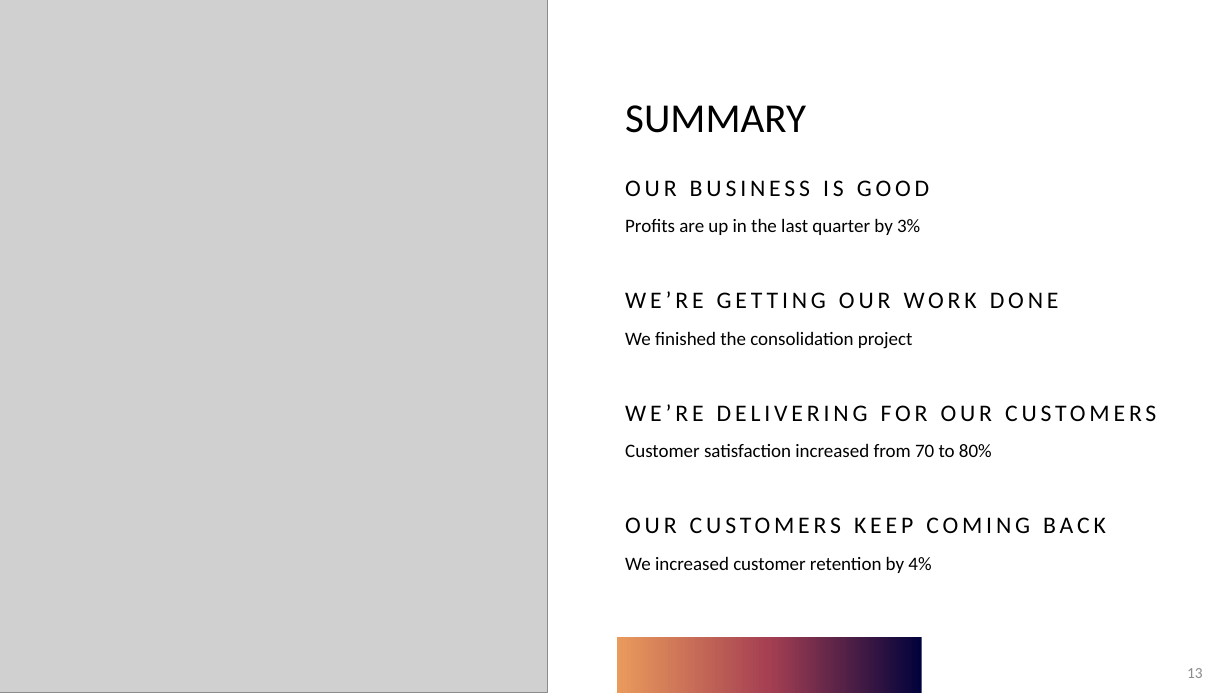
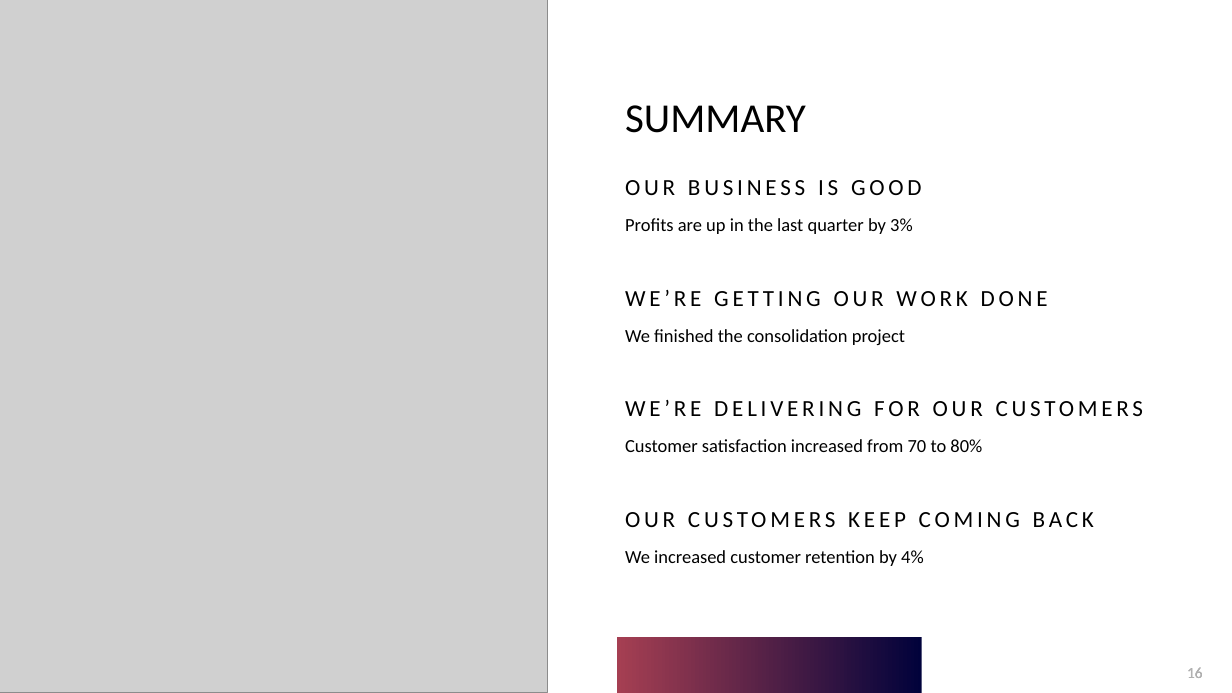
Before and after one commit to marcolongol/bff, a slide deck: slide 16 of API Gateway vs BFF_v0.pptx (slide 13 before the commit). Drawn at 1232x693 pixels with LibreOffice and Linux fonts; fonts in the diff are those of the drawing; grey boxes stand for pictures. Boxes give left, top, right and bottom in pixels: in the first picture for what was removed or moved away, otherwise in the second. Text is boxed around its words. In the diff, an @@ line names an element or a change of style, - is before the commit and + after.

```diff
--- a/API Gateway vs BFF_v0.pptx
+++ b/API Gateway vs BFF_v0.pptx
@@ text "OUR BUSINESS IS GOOD" at [625,180,1143,566]: size 18.5 to 18 pt in "OUR BUSINESS IS GOOD", "WE’RE GETTING OUR WORK DONE", "WE’RE DELIVERING FOR OUR CUSTOMERS", "OUR CUSTOMERS KEEP COMING BACK"; size 14.8 to 14.4 pt in "Profits are up in the last quarter ...", "We finished the consolidation project", "Customer satisfaction increased from 70 to 80%", "We increased customer retention by 4%" @@
@@ rectangle at [617,637,922,693]: fill gradient #01023B to #A53F52 to #EA9A5C to gradient #01023B to #A53F52 @@
@@ page number at [1187,668,1203,678]: text changed; text colour #8C8C8C to #B2B2B2 @@
-13
+16
@@ page number added at [1187,667,1203,678], 12 pt, text #8B8B8B @@
+16
```
Also in this commit, not shown: 12 other slides changed, 3 slides added.
